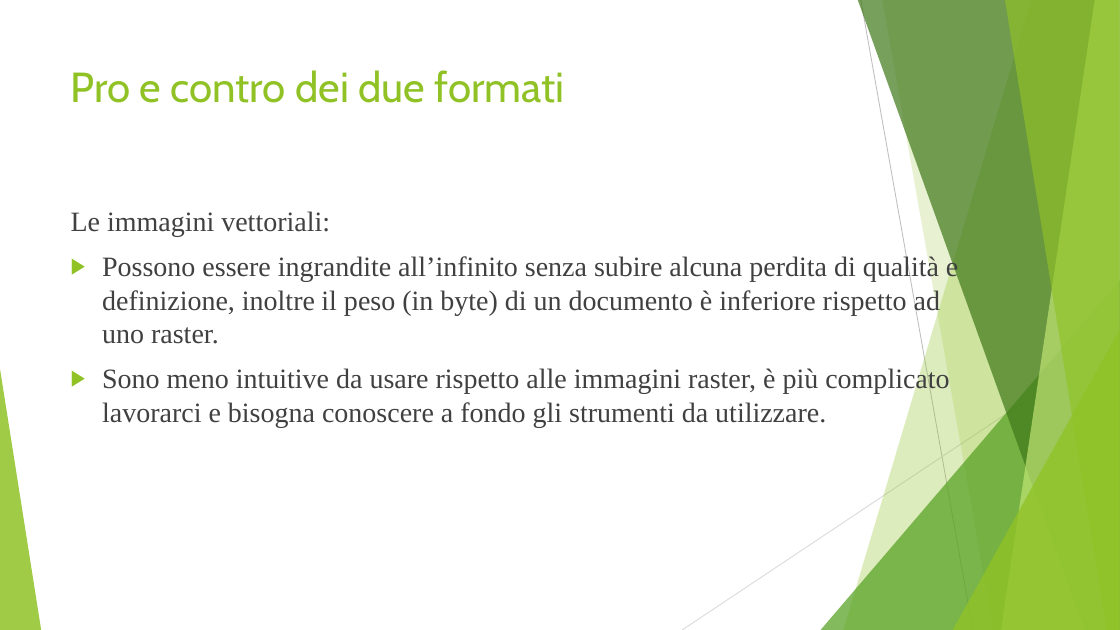
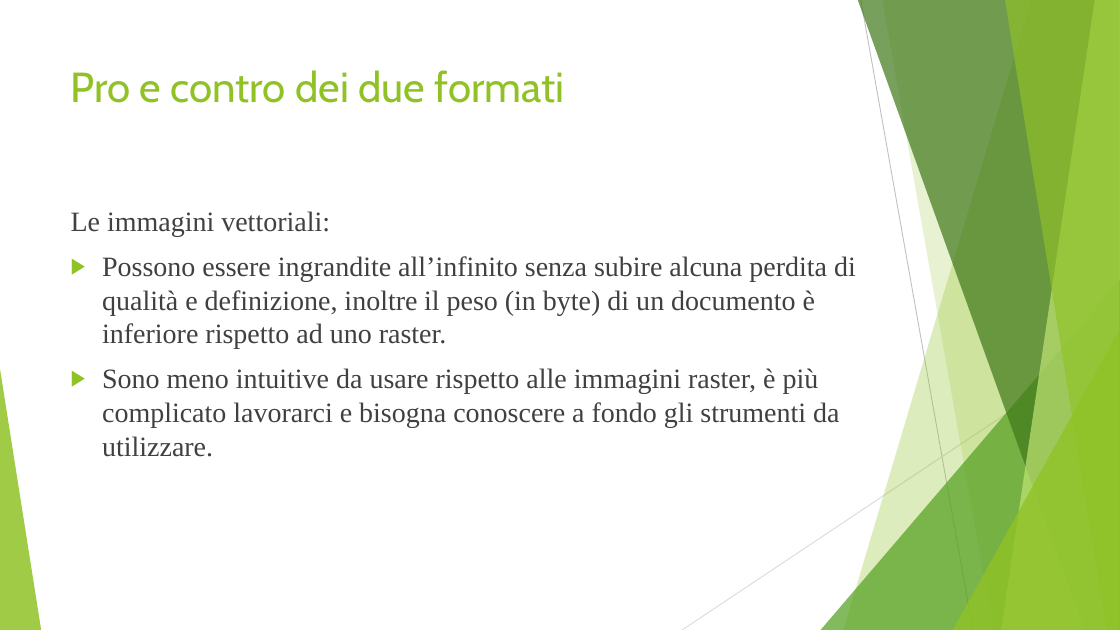
Before and after one commit to tizianotaglienti/Colleghi-Ristretti, a slide deck: slide 11 of Vector asset studio.pptx. Drawn at 1120x630 pixels with LibreOffice and Linux fonts; fonts in the diff are those of the drawing. Boxes give left, top, right and bottom in pixels: in the first picture for what was removed or moved away, otherwise in the second. Text is boxed around its words. In the diff, an @@ line names an element or a change of style, - is before the commit and + after.

```diff
--- a/Vector asset studio.pptx
+++ b/Vector asset studio.pptx
@@ text "Le immagini vettoriali:" rewrapped from bbox=[71, 211, 958, 428] to bbox=[71, 211, 856, 457] @@
```
Also in this commit, not shown: 2 other slides changed.
